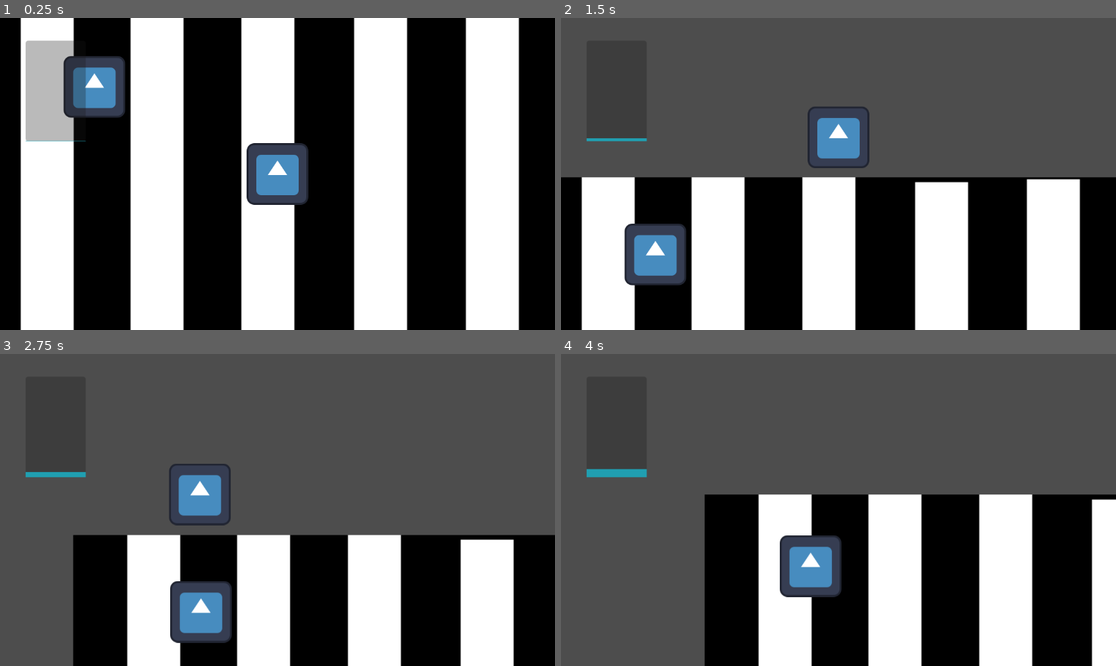
Above: before the commit, frames 1-4 (two rows, left to right).
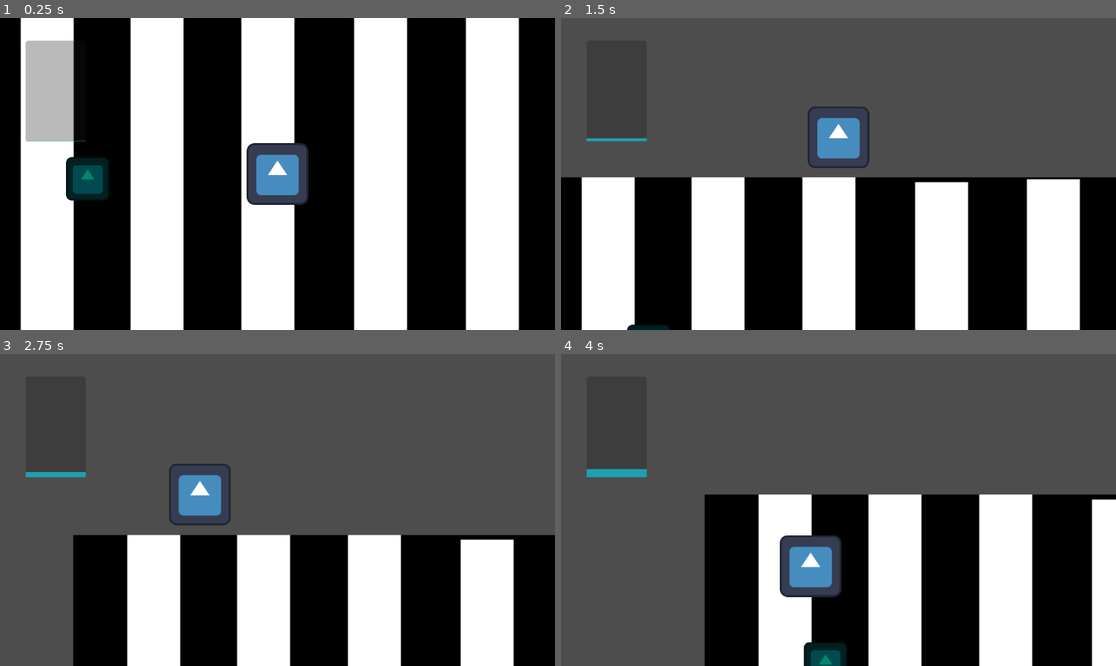
Above: after the commit, the same moments.

Repository: thisotherguyalso/KAILOG-Game
Game: Godot game, scene res://main.tscn
Same seed, same stepped clock (60 frames per second), same inputs: the game is played once before the commit and once after it. The engine's default icon, where the game draws it, is replaced by a stand-in: a white triangle on a blue panel in a dark square.
Inputs (mouse positions are in pixels of both pictures, inside the frame that each line leads up to):
- Up to frame 1 (0.25 s): no input
- Up to frame 2 (1.5 s): tap Enter at 0.5 s; move the mouse to (810, 236) at 0.52 s; hold Up (ui_up) 0.53-1.25 s; hold Shift (sprint) 0.53-1.25 s; click (810, 236) at 0.67 s; drag from (1005, 220) to (655, 205) at 1.27 s
- Up to frame 3 (2.75 s): move the mouse to (111, 463) at 2.02 s; hold Left (ui_left) from 2.03 s (still down); hold Shift (sprint) from 2.03 s (still down)
- Up to frame 4 (4 s): release Left (ui_left) at 2.75 s; release Shift (sprint) at 2.75 s; drag from (866, 510) to (672, 463) at 2.77 s; move the mouse to (755, 432) at 3.52 s; hold Down (ui_down) from 3.53 s (still down); hold Shift (sprint) from 3.53 s (still down)

The runs differ from the first frame. In frame 1, 3.1% of the frame differs, in the area x 11-23%, y 12-59%; in frame 2, 2.3%; in frame 3, 2.2%; in frame 4, 0.6%.

Commit message:
Restructurization of player and pickup_items

Diff:
--- /dev/null
+++ b/kailog-demo/Items/item.gd
@@ -0,0 +1,4 @@
+class_name Item extends Resource
+
+## The name of the item.
+@export var item_name: String = ""
--- /dev/null
+++ b/kailog-demo/Items/item_container.gd
@@ -0,0 +1,37 @@
+class_name ItemContainer extends Item
+
+enum ContainerState {
+	BOUGHT,
+	CLEAN,
+	DIRTY,
+	REFILLED
+}
+
+## The contents of the container. An empty string if nothing.
+@export var contents: String = ""
+## The state of the container.
+@export var state: ContainerState = ContainerState.BOUGHT
+## The selling price when the container is clean
+@export var sell_price_clean: float = 10.0
+## The selling price when the container is dirty
+@export var sell_price_dirty: float = 5.0
+
+## Returns the selling price of the container based on the state.
+func get_sell_price() -> float:
+	match state:
+		ContainerState.CLEAN, ContainerState.BOUGHT, ContainerState.REFILLED:
+			return sell_price_clean
+		ContainerState.DIRTY:
+			return sell_price_dirty
+		_:
+			return 0.0
+
+## Changes the state of the container to clean.
+func clean() -> void:
+	state = ContainerState.CLEAN
+
+## Changes the contents of the container.
+func refill(new_contents: String) -> void:
+	if state == ContainerState.CLEAN:
+		contents = new_contents
+		state = ContainerState.REFILLED
--- /dev/null
+++ b/kailog-demo/Items/pickup_item.gd
@@ -0,0 +1,7 @@
+extends Area2D
+
+@export var item: Item
+
+func _on_body_entered(body: Player) -> void:
+	print("Trash Collected")
+	queue_free()
--- /dev/null
+++ b/kailog-demo/Items/pickup_item.tscn
@@ -0,0 +1,31 @@
+[gd_scene format=3 uid="uid://brh0vntjhoxje"]
+
+[ext_resource type="Script" uid="uid://i0psuntsaij7" path="res://Items/pickup_item.gd" id="1_2vssv"]
+[ext_resource type="Script" uid="uid://cq05cnjdmwdea" path="res://Items/item_container.gd" id="1_t2k4s"]
+[ext_resource type="Texture2D" uid="uid://blpwy0wf60sa8" path="res://Sprite/icon.svg" id="3_eaqdd"]
+
+[sub_resource type="Resource" id="Resource_ypqt7"]
+script = ExtResource("1_t2k4s")
+contents = "Water"
+item_name = "Bottle"
+metadata/_custom_type_script = "uid://cq05cnjdmwdea"
+
+[sub_resource type="CircleShape2D" id="CircleShape2D_t2k4s"]
+radius = 70.0
+
+[node name="PickupItem" type="Area2D" unique_id=234542647]
+collision_layer = 4
+collision_mask = 2
+script = ExtResource("1_2vssv")
+item = SubResource("Resource_ypqt7")
+
+[node name="CollisionShape2D" type="CollisionShape2D" parent="." unique_id=379439190]
+position = Vector2(2, -3)
+shape = SubResource("CircleShape2D_t2k4s")
+
+[node name="Sprite2D" type="Sprite2D" parent="." unique_id=59006318]
+modulate = Color(0, 0.52976966, 0.41812566, 1)
+scale = Vector2(0.7, 0.7)
+texture = ExtResource("3_eaqdd")
+
+[connection signal="body_entered" from="." to="." method="_on_body_entered"]
--- a/kailog-demo/Items/plastic.tscn
+++ b/kailog-demo/Items/plastic.tscn
@@ -4,6 +4,7 @@
 [ext_resource type="Script" uid="uid://ut6d8y4lapoo" path="res://Items/plastic.gd" id="1_nyatw"]
 
 [sub_resource type="CircleShape2D" id="CircleShape2D_eqw0v"]
+radius = 70.0
 
 [node name="Plastic" type="Area2D" unique_id=2057827008]
 collision_layer = 16
@@ -14,7 +15,6 @@
 texture = ExtResource("1_eqw0v")
 
 [node name="CollisionShape2D" type="CollisionShape2D" parent="." unique_id=1159475590]
-scale = Vector2(7, 7)
 shape = SubResource("CircleShape2D_eqw0v")
 
 [connection signal="body_entered" from="." to="." method="_on_body_entered"]
--- /dev/null
+++ b/kailog-demo/Player/movement_component.gd
@@ -0,0 +1,29 @@
+class_name MovementComponent extends Node
+
+@export var walkSpeed: float = 300.0
+@export var sprintSpeed: float = 600.0
+@export_range(0.0, 20.0) var slipperiness: float = 14.0
+var isSprinting: bool = false
+var speed: float = 0.0
+var player: Player
+
+func _ready():
+	player = owner
+
+func _physics_process(delta: float) -> void:
+	# Get the input direction and handle the movement/deceleration.
+	# As good practice, you should replace UI actions with custom gameplay actions.
+	var direction = Input.get_vector("ui_left", "ui_right", "ui_up", "ui_down")
+	if direction:
+		player.velocity = lerp(player.velocity, direction * speed, delta * slipperiness)
+	else:
+		player.velocity = lerp(player.velocity, Vector2.ZERO, delta * slipperiness)
+
+	if Input.get_action_strength("sprint"):
+		speed = sprintSpeed
+		isSprinting = true
+	else:
+		speed = walkSpeed
+		isSprinting = false
+
+	player.move_and_slide()
--- a/kailog-demo/Player/player.gd
+++ b/kailog-demo/Player/player.gd
@@ -1,25 +1,3 @@
-extends CharacterBody2D
+class_name Player extends CharacterBody2D
 
-@export var walkSpeed: float = 300.0
-@export var sprintSpeed: float = 600.0
-@export_range(0.0, 20.0) var slipperiness: float = 14.0
-var isSprinting: bool = false
-var speed: float = 0.0
-
-func _physics_process(delta: float) -> void:
-	# Get the input direction and handle the movement/deceleration.
-	# As good practice, you should replace UI actions with custom gameplay actions.
-	var direction = Input.get_vector("ui_left", "ui_right", "ui_up", "ui_down")
-	if direction:
-		velocity = lerp(velocity, direction * speed, delta * slipperiness)
-	else:
-		velocity = lerp(velocity, Vector2.ZERO, delta * slipperiness)
-
-	if Input.get_action_strength("sprint"):
-		speed = sprintSpeed
-		isSprinting = true
-	else:
-		speed = walkSpeed
-		isSprinting = false
-
-	move_and_slide()
+@onready var movement_component = $MovementComponent
--- a/kailog-demo/Player/player.tscn
+++ b/kailog-demo/Player/player.tscn
@@ -3,19 +3,20 @@
 [ext_resource type="Script" uid="uid://bjvob2mft23r7" path="res://Player/player.gd" id="1_cvnsp"]
 [ext_resource type="Texture2D" uid="uid://blpwy0wf60sa8" path="res://Sprite/icon.svg" id="1_v0iea"]
 [ext_resource type="PackedScene" uid="uid://brptlm60s6jo5" path="res://Player/player_ui.tscn" id="3_btcbx"]
+[ext_resource type="Script" uid="uid://dfju0tl5ha7qc" path="res://Player/movement_component.gd" id="4_gwnis"]
 
 [sub_resource type="CircleShape2D" id="CircleShape2D_cvnsp"]
+radius = 60.0
 
 [node name="Player" type="CharacterBody2D" unique_id=1861928323]
 collision_layer = 2
-collision_mask = 28
+collision_mask = 4
 script = ExtResource("1_cvnsp")
 
 [node name="Sprite2D" type="Sprite2D" parent="." unique_id=19887267]
 texture = ExtResource("1_v0iea")
 
 [node name="CollisionShape2D" type="CollisionShape2D" parent="." unique_id=1652575677]
-scale = Vector2(6, 6)
 shape = SubResource("CircleShape2D_cvnsp")
 
 [node name="Camera2D" type="Camera2D" parent="." unique_id=984114381]
@@ -30,3 +31,6 @@
 [node name="CanvasLayer" type="CanvasLayer" parent="." unique_id=1949154919]
 
 [node name="Player UI" parent="CanvasLayer" unique_id=434432760 instance=ExtResource("3_btcbx")]
+
+[node name="MovementComponent" type="Node" parent="." unique_id=1528758551]
+script = ExtResource("4_gwnis")
--- a/kailog-demo/main.tscn
+++ b/kailog-demo/main.tscn
@@ -1,8 +1,8 @@
 [gd_scene format=3 uid="uid://delt2n6e6qijq"]
 
 [ext_resource type="Texture2D" uid="uid://dxq8w1vkpbnox" path="res://Sprite/street.png" id="1_h2yge"]
-[ext_resource type="PackedScene" uid="uid://cgp716rgontld" path="res://Items/plastic.tscn" id="2_1bvp3"]
 [ext_resource type="PackedScene" uid="uid://djbhktkxeugd" path="res://Player/player.tscn" id="3_lquwl"]
+[ext_resource type="PackedScene" uid="uid://brh0vntjhoxje" path="res://Items/pickup_item.tscn" id="4_1bvp3"]
 
 [node name="Main" type="Node2D" unique_id=1783095803]
 
@@ -10,7 +10,7 @@
 scale = Vector2(2, 2)
 texture = ExtResource("1_h2yge")
 
-[node name="Plastic" parent="." unique_id=2057827008 instance=ExtResource("2_1bvp3")]
-position = Vector2(-380, -181)
+[node name="Player" parent="." unique_id=1861928323 instance=ExtResource("3_lquwl")]
 
-[node name="Player" parent="." unique_id=1861928323 instance=ExtResource("3_lquwl")]
+[node name="ItemContainer" parent="." unique_id=234542647 instance=ExtResource("4_1bvp3")]
+position = Vector2(-394, 10)
--- a/kailog-demo/project.godot
+++ b/kailog-demo/project.godot
@@ -63,6 +63,4 @@
 
 2d_physics/layer_1="world"
 2d_physics/layer_2="player"
-2d_physics/layer_3="walls"
-2d_physics/layer_4="door"
-2d_physics/layer_5="plastics"
+2d_physics/layer_3="pickup_items"
Not shown, added: kailog-demo/Items/item.gd.uid
Not shown, added: kailog-demo/Items/item_container.gd.uid
Not shown, added: kailog-demo/Items/pickup_item.gd.uid
Not shown, added: kailog-demo/Player/movement_component.gd.uid
